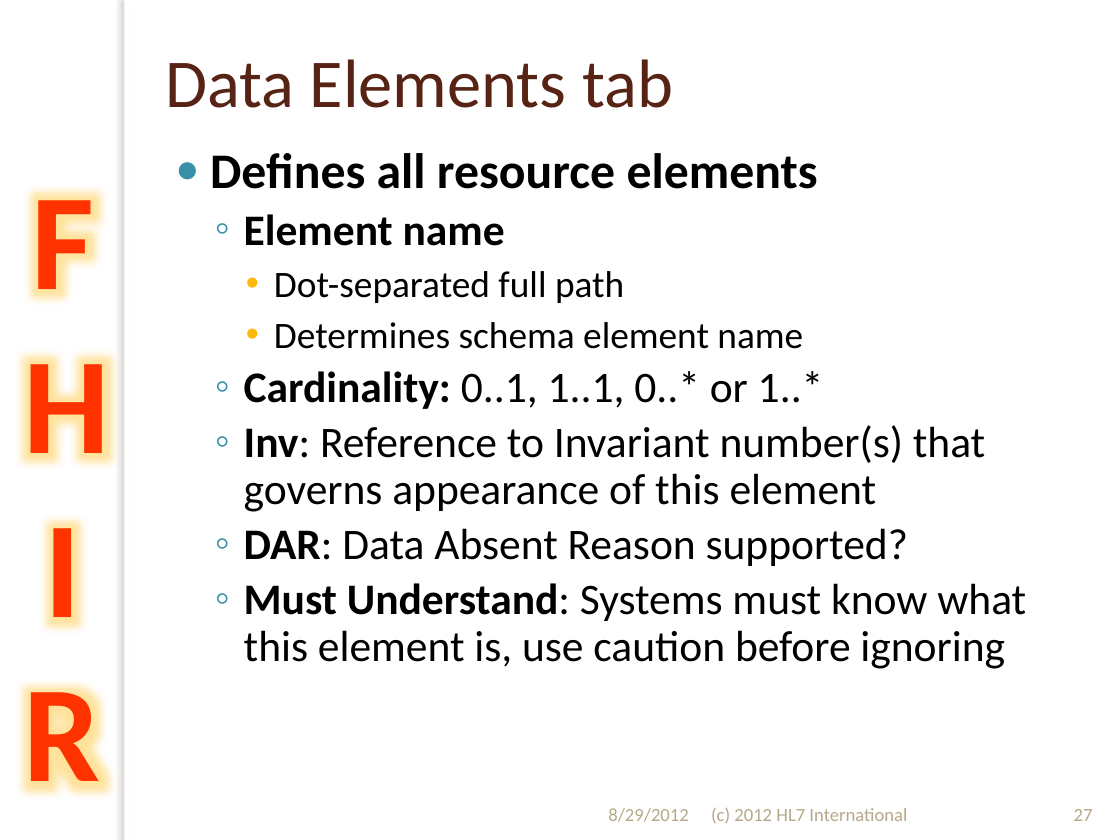
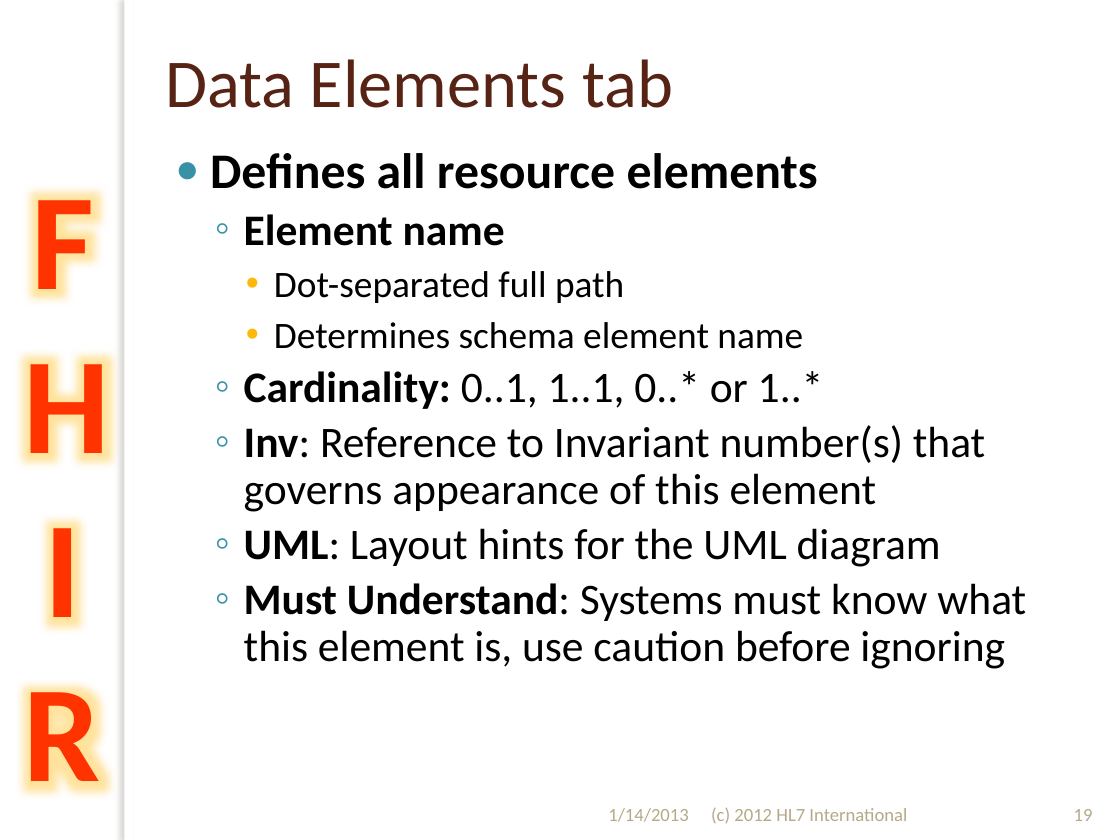
Before and after one commit to vista-novo/fhir, a slide deck: slide 19 of presentations/2012-Sept/201209 WGM Hands on with FHIR.pptx (slide 27 before the commit). Drawn at 1120x840 pixels with LibreOffice and Linux fonts; fonts in the diff are those of the drawing; background and template pictures are left out. Boxes give left, top, right and bottom in pixels: in the first picture for what was removed or moved away, otherwise in the second. Text is boxed around its words. In the diff, an @@ line names an element or a change of style, - is before the commit and + after.

```diff
--- a/presentations/2012-Sept/201209 WGM Hands on with FHIR.pptx
+++ b/presentations/2012-Sept/201209 WGM Hands on with FHIR.pptx
@@ text at [244, 528, 941, 567]: text changed @@
-  ◦ DAR: Data Absent Reason supported?
+  ◦ UML: Layout hints for the UML diagram
@@ text at [608, 808, 689, 822]: text changed @@
-8/29/2012
+1/14/2013
@@ page number at [1074, 809, 1093, 821]: text changed @@
-27
+19
```
Also in this commit, not shown: 47 other slides changed, 17 slides removed, 13 other files.
